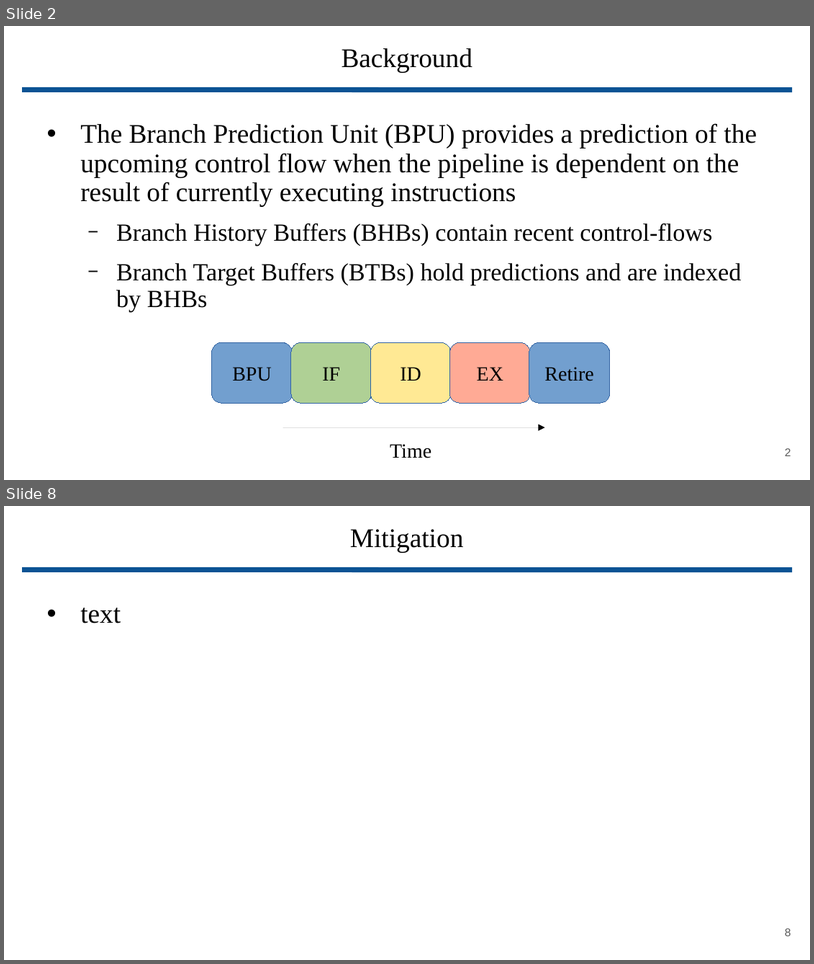
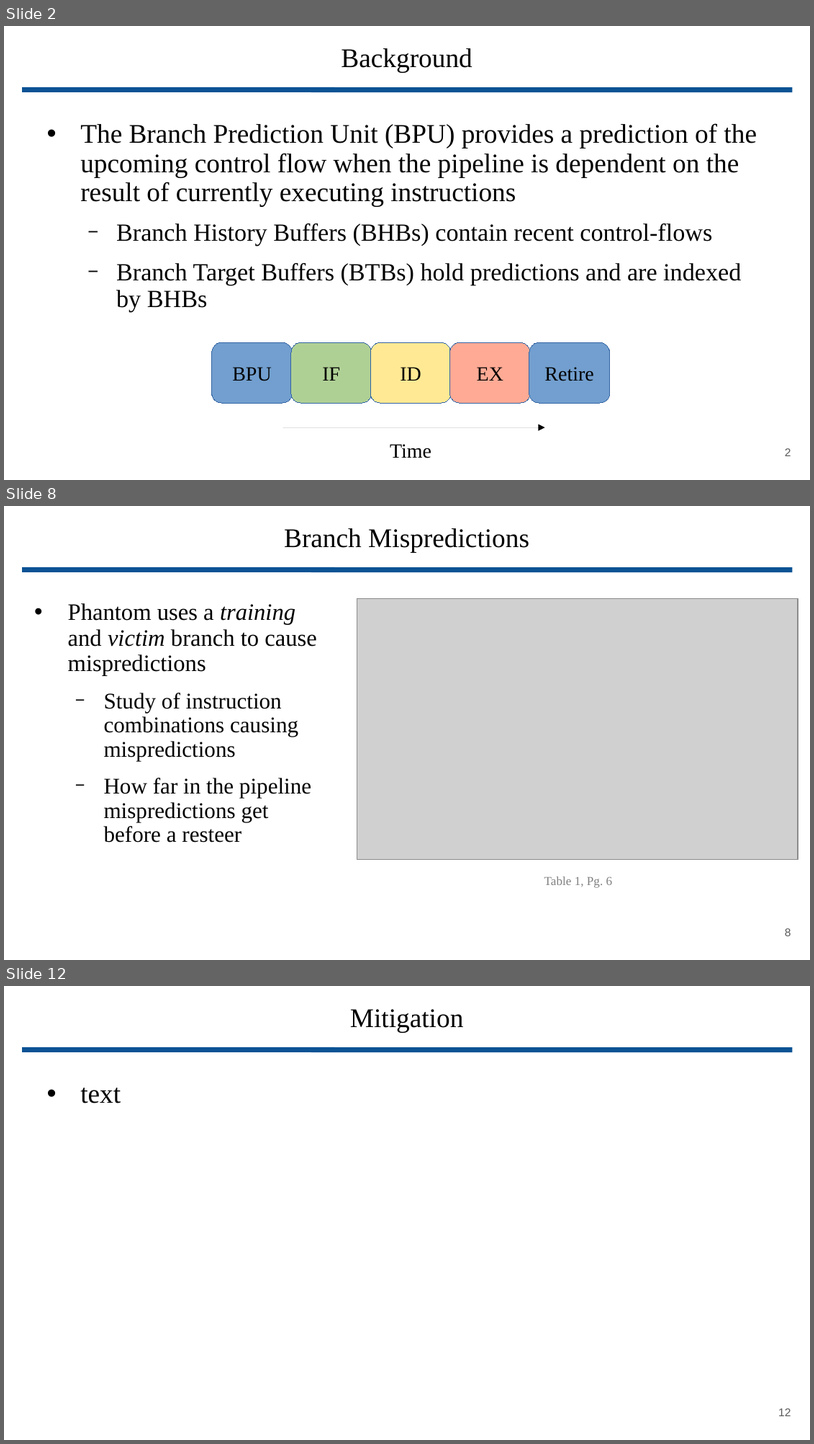
Before and after one commit to wbuz24/grad-research, a slide deck: presentations/Phantom.pptx. Shown one above the other, each under a label of ours: slides 2 and 8 before the commit, slides 2, 8 and 12 after it; the slides between them are not shown. The pictures are 814x964 and 814x1444 pixels, drawn with LibreOffice and Linux fonts; fonts in the diff are those of the drawing; grey boxes stand for pictures. Boxes give left, top, right and bottom in pixels: in the first picture for what was removed or moved away, otherwise in the second. Text is boxed around its words. In the diff, an @@ line names an element or a change of style, - is before the commit and + after.

Commit message:
phantom save

```diff
--- a/presentations/Phantom.pptx
+++ b/presentations/Phantom.pptx
@@ slide 8 added at <box>4,506,810,960</box>, background #FFFFFF @@
@@ title added at <box>284,528,530,552</box>, 24 pt, text #000000 @@
+Branch Mispredictions
@@ line added from (22, 569) to (792, 569), #0B5394 4.51 pt @@
@@ text added at <box>68,603,316,842</box>, 20 pt, text #000000 @@
+• Phantom uses a training and victim branch to cause mispredictions
+  − Study of instruction combinations causing mispredictions
+  − How far in the pipeline mispredictions get before a resteer
@@ picture added at <box>358,599,798,860</box> @@
@@ text added at <box>545,876,613,888</box>, 11 pt, text #808080 @@
+Table 1, Pg. 6
@@ page number added at <box>785,928,792,936</box>, 10 pt, text #595959 @@
+8
@@ what was slide 8 is now slide 12 @@
@@ page number at <box>779,1408,791,1416</box>: text changed @@
-8
+12
```
Also in this commit, not shown: 6 slides changed, 3 other slides added.
